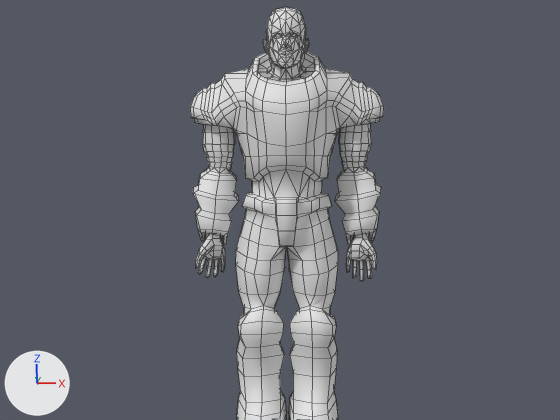
The Blender file Tools/Models/Players/commander_v_3.blend, before and after one commit.
The view is the same before and after, from the file's camera 'Camera'. The lights are fixed; the arrows at lower left show +X, +Y and +Z. Mesh edges are drawn as thin lines.

The first picture shows 'commander'.
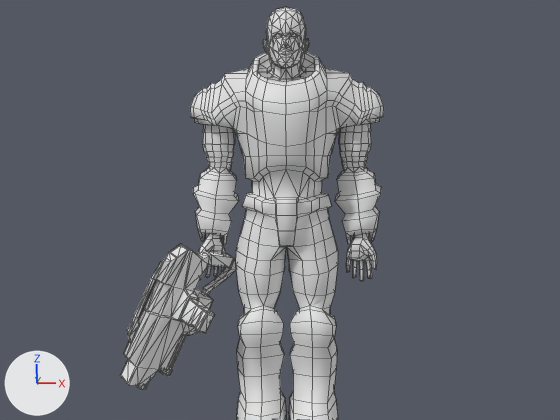
Edits to the bpy script that builds the scene:
```text
Add me_cube_materialnewb:
    me_cube_materialnewb.from_pydata(...)  # 620 vertices, 578 faces; spans x 9.6..33.0, y -15.4..-0.3, z -34.9..-7.0
    me_cube_materialnewb.polygons.foreach_set('use_smooth', [True] * 578)
    me_cube_materialnewb.materials.append(mat_null)  # its picture is missing
Add ob_cube_materialnewb:
    ob_cube_materialnewb = bpy.data.objects.new('Cube_Materialnewb', me_cube_materialnewb)
    ob_cube_materialnewb.location = (5.7, -2.5, 7.5)
    ob_cube_materialnewb.rotation_euler = (-0.493, -0.000807, -2.589)  # degrees (-28, 0, -148)
    ob_cube_materialnewb.scale = (0.769, 0.769, 0.769)
```

Pixel boxes [x1, y1, x2, y2] of what changed, in the pictures (560 x 420 px):
'Cube_Materialnewb', added
    after: [120, 244, 236, 390]
